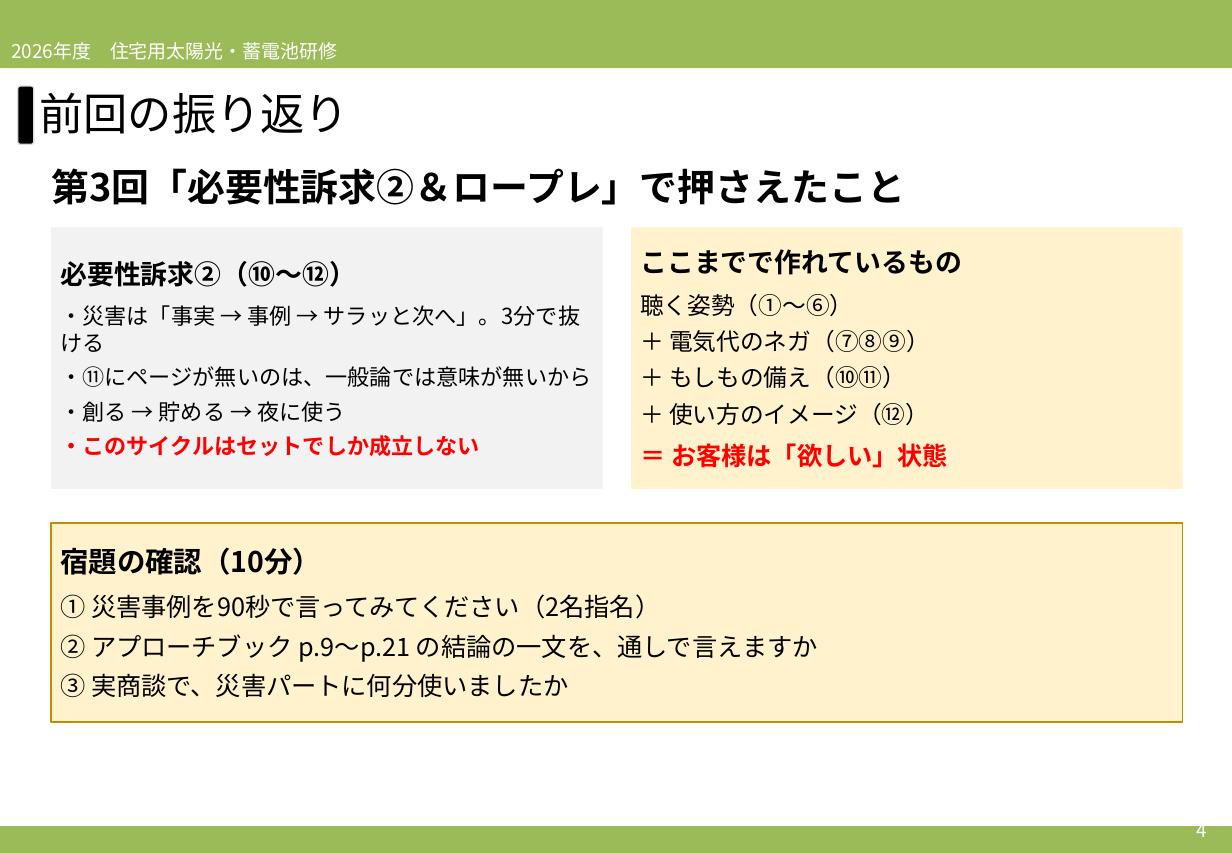
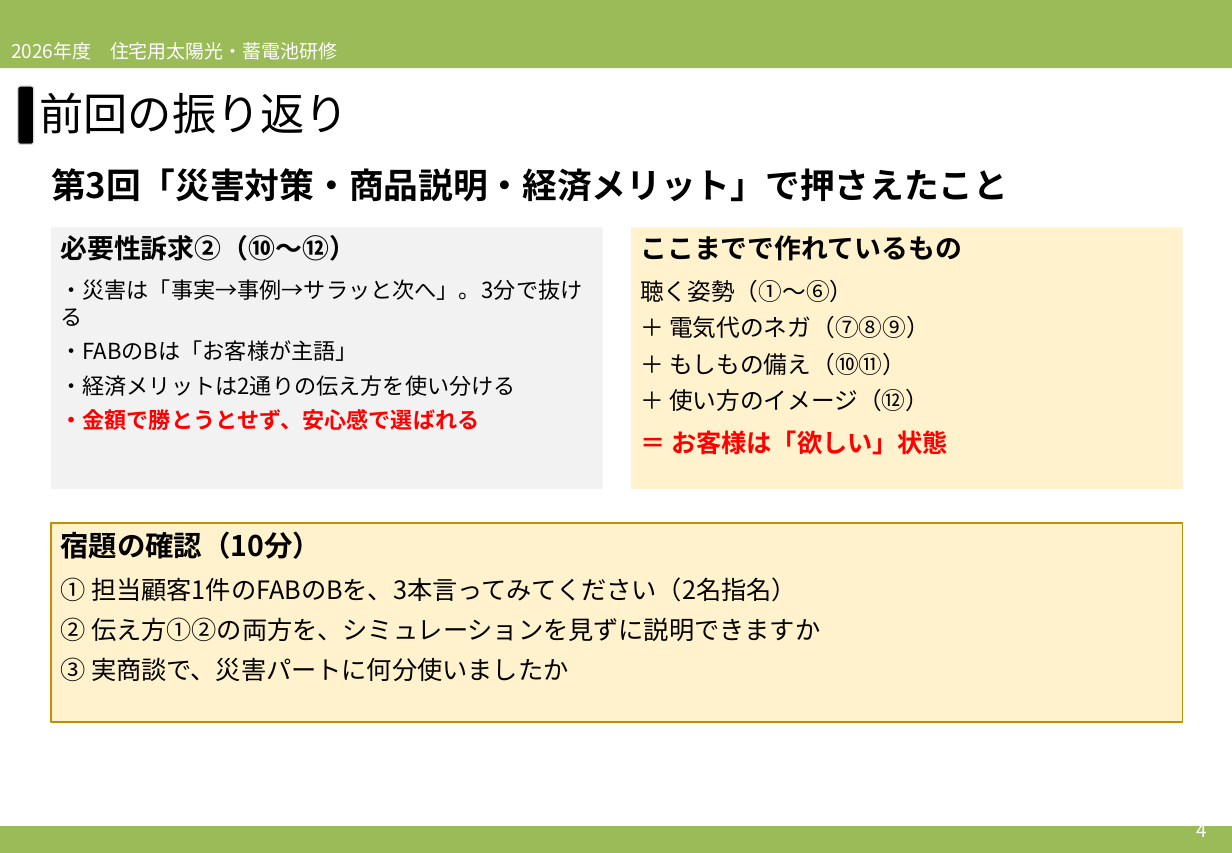
Before and after one commit to soshiro-iki-sys/-, a slide deck: slide 4 of slides/2026営業研修_第4回_時期・料金訴求＆ロープレ.pptx. Drawn at 1232x853 pixels with LibreOffice and Linux fonts; fonts in the diff are those of the drawing. Boxes give left, top, right and bottom in pixels: in the first picture for what was removed or moved away, otherwise in the second. Text is boxed around its words. In the diff, an @@ line names an element or a change of style, - is before the commit and + after.

```diff
--- a/slides/2026営業研修_第4回_時期・料金訴求＆ロープレ.pptx
+++ b/slides/2026営業研修_第4回_時期・料金訴求＆ロープレ.pptx
@@ text at [51, 168, 1008, 202]: text changed; size 24 to 22 pt @@
-第3回「必要性訴求②＆ロープレ」で押さえたこと
+第3回「災害対策・商品説明・経済メリット」で押さえたこと
@@ vertical alignment middle to top in 3 elements at [631, 228, 1183, 489], [51, 523, 1183, 722], [51, 228, 603, 489] @@
@@ text in rectangle at [60, 279, 582, 430]: text changed @@
-・災害は「事実 → 事例 → サラッと次へ」。3分で抜ける
-・⑪にページが無いのは、一般論では意味が無いから
-・創る → 貯める → 夜に使う
-・このサイクルはセットでしか成立しない
+・災害は「事実→事例→サラッと次へ」。3分で抜ける
+・FABのBは「お客様が主語」
+・経済メリットは2通りの伝え方を使い分ける
+・金額で勝とうとせず、安心感で選ばれる
@@ text in rectangle at [60, 577, 820, 641]: text changed @@
-① 災害事例を90秒で言ってみてください（2名指名）
-② アプローチブック p.9〜p.21 の結論の一文を、通しで言えますか
+① 担当顧客1件のFABのBを、3本言ってみてください（2名指名）
+② 伝え方①②の両方を、シミュレーションを見ずに説明できますか
```
Also in this commit, not shown: 27 other slides changed, 7 other files.
